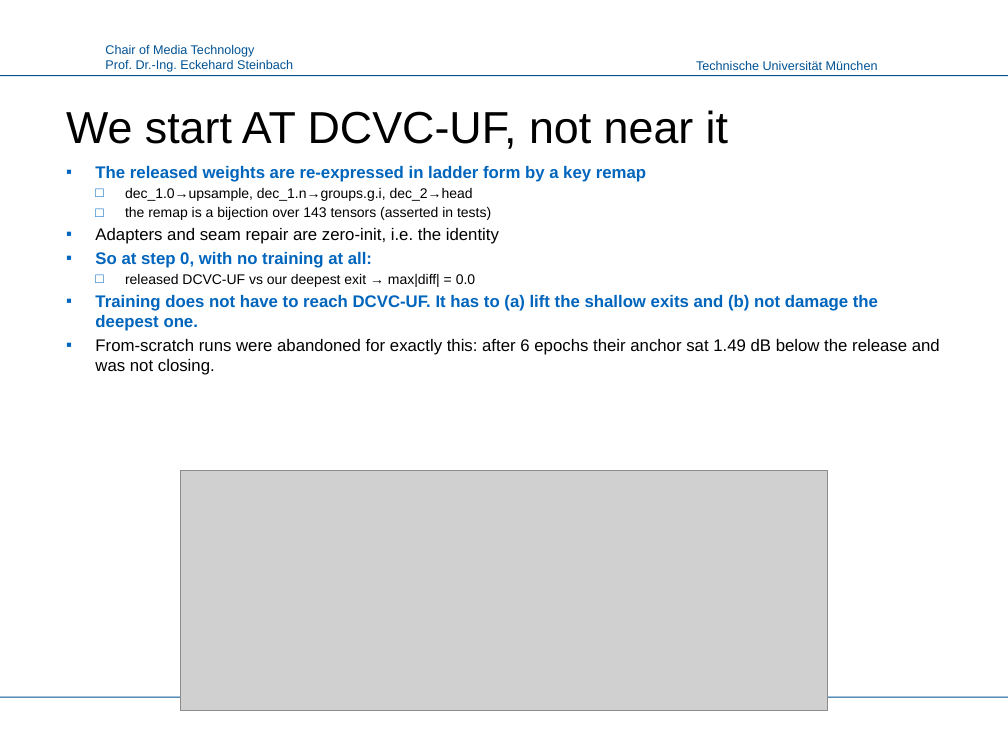
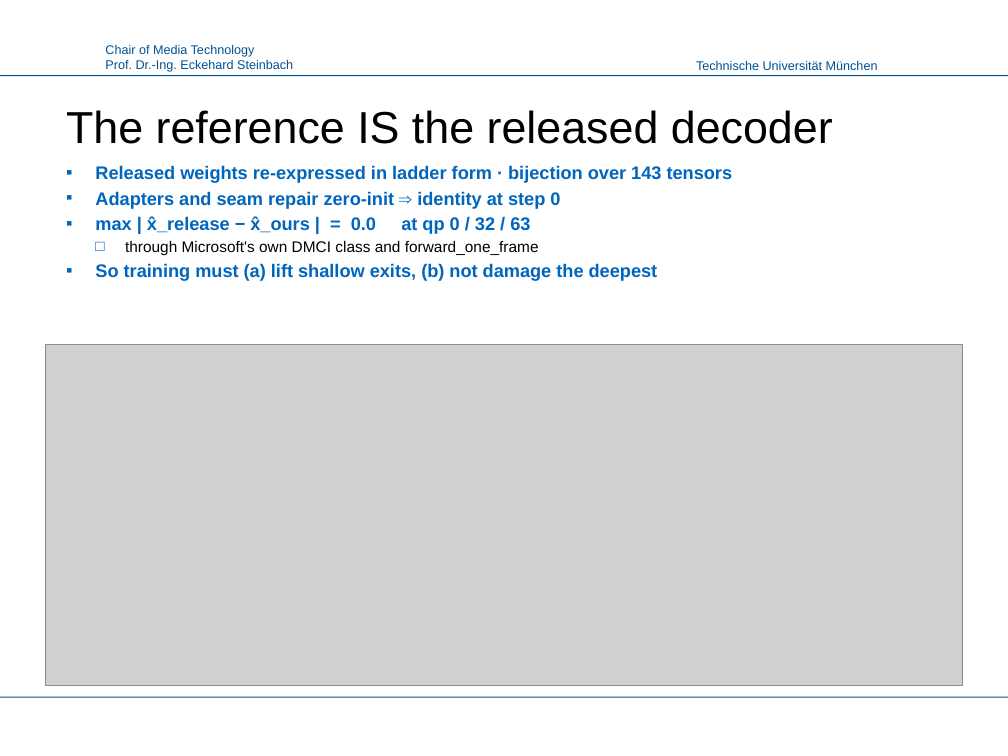
Before and after one commit to canerim/FLEX-FLOP, a slide deck: slide 5 of paper/FLEX-UF_LMT.pptx. Drawn at 1008x756 pixels with LibreOffice and Linux fonts; fonts in the diff are those of the drawing; grey boxes stand for pictures; background and template pictures are left out. Boxes give left, top, right and bottom in pixels: in the first picture for what was removed or moved away, otherwise in the second. Text is boxed around its words. In the diff, an @@ line names an element or a change of style, - is before the commit and + after.

Commit message:
Deck: figure-first, and the figures now use the release denominator
Body text cut from 19,027 characters to 9,705 -- claims, numbers and
formulas, no connective prose. Every figure that had room got it: 21 of 23
now span >=90% of the slide.

Two figures were showing the old denominator while the text beside them
showed the corrected one, which is exactly the inconsistency a reader is
right to distrust. make_figs_nature.py now routes every saving through one
helper that divides by the release's 1.0, and the architecture figure no
longer prints the deepest exit as '0% saved' -- it is -1.0%, because seam
repair makes our full-depth path cost 0.95% more than the release. Hiding
that at the one place the figure makes a cost claim was the worst version
of the error.

Five slides give the seam artefact in textbook form: the convolution that
causes it, the 4b/F contamination law, padding as an estimator with the
measured table, the perimeter argument for 256px, and the gated repair
with its equation -- ending on the measurement that says the repair earns
0.0020 dB per point of decode while arls was rejected at 0.0018.

```diff
--- a/paper/FLEX-UF_LMT.pptx
+++ b/paper/FLEX-UF_LMT.pptx
@@ title at [66,110,833,144]: text changed @@
-We start AT DCVC-UF, not near it
+The reference IS the released decoder
@@ text at [95,165,733,281]: text changed; size 12 to 13 pt; text colour #000000 to #0065BD; bold on @@
-▪ The released weights are re-expressed in ladder form by a key remap
-  □ dec_1.0→upsample, dec_1.n→groups.g.i, dec_2→head
-  □ the remap is a bijection over 143 tensors (asserted in tests)
-▪ Adapters and seam repair are zero-init, i.e. the identity
-▪ So at step 0, with no training at all:
-  □ released DCVC-UF vs our deepest exit → max|diff| = 0.0
-▪ Training does not have to reach DCVC-UF. It has to (a) lift the shallow exits and (b) not damage the deepest one.
-▪ From-scratch runs were abandoned for exactly this: after 6 epochs their anchor sat 1.49 dB below the release and was not closing.
+▪ Released weights re-expressed in ladder form · bijection over 143 tensors
+▪ Adapters and seam repair zero-init ⇒ identity at step 0
+▪ max | x̂_release − x̂_ours | = 0.0 at qp 0 / 32 / 63
+  □ through Microsoft's own DMCI class and forward_one_frame
+▪ So training must (a) lift shallow exits, (b) not damage the deepest
@@ picture: place and size @@
-picture at [180,471,827,711]
+picture at [45,345,963,685]
```
Also in this commit, not shown: 20 other slides changed, 2 slides added, 2 slides removed, 17 other files.
